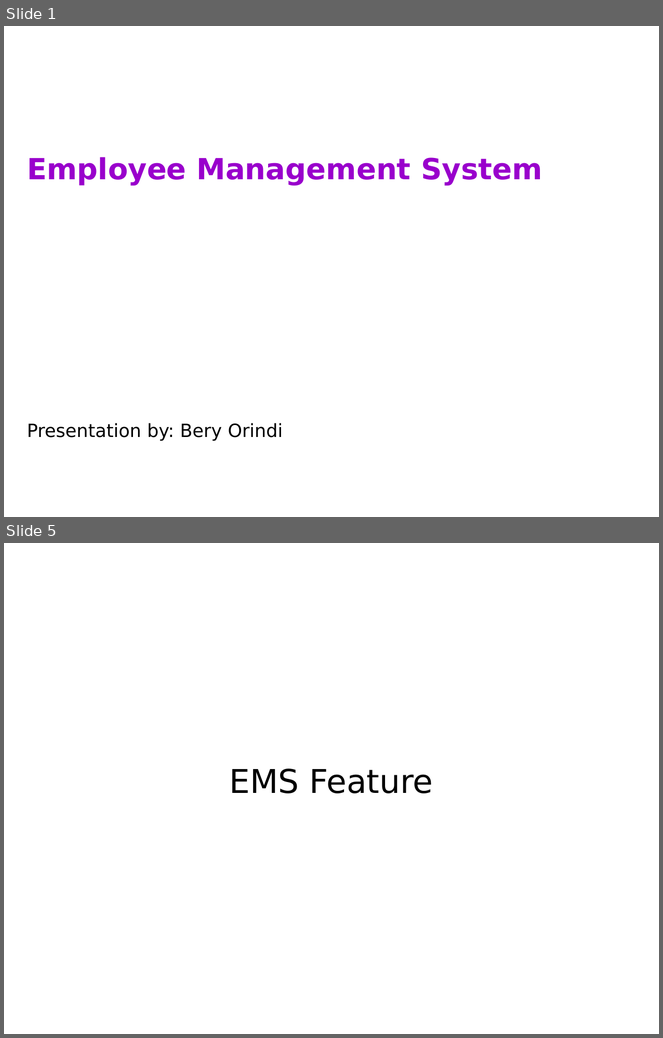
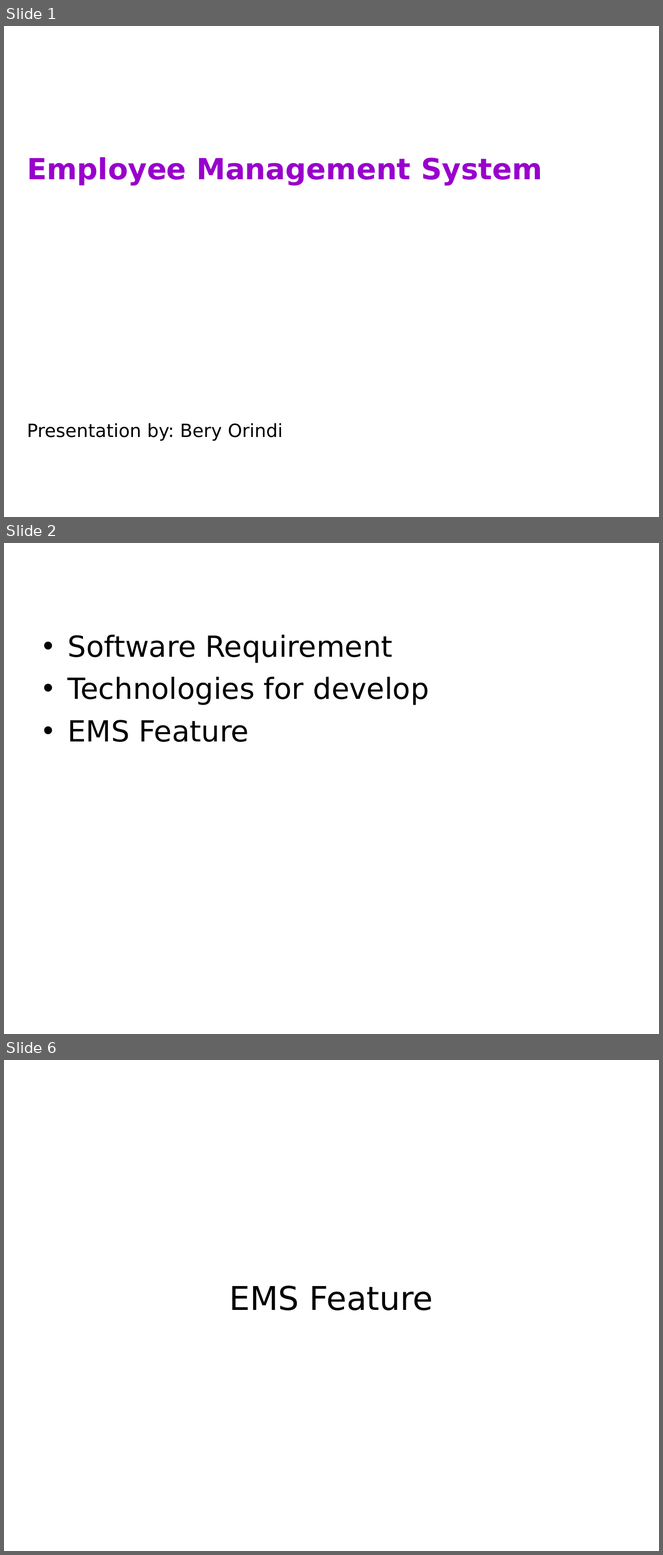
Before and after one commit to beryorindi/final-project, a slide deck: Bery Orindi.ppt. Shown one above the other, each under a label of ours: slides 1 and 5 before the commit, slides 1, 2 and 6 after it; the slides between them are not shown. The pictures are 663x1038 and 663x1555 pixels, drawn with LibreOffice and Linux fonts; fonts in the diff are those of the drawing; background and template pictures are left out. Boxes give left, top, right and bottom in pixels: in the first picture for what was removed or moved away, otherwise in the second. Text is boxed around its words. In the diff, an @@ line names an element or a change of style, - is before the commit and + after.

```diff
--- a/Bery Orindi.ppt
+++ b/Bery Orindi.ppt
@@ slide 2 added at (4, 543, 659, 1034), background picture (left out) @@
@@ title added at (37, 543, 626, 603), 36 pt, text #FFFFFF @@
+Content
@@ text added at (68, 635, 429, 742), 32 pt, text #000000 @@
+• Software Requirement
+• Technologies for develop
+• EMS Feature
@@ what was slide 5 is now slide 6 @@
```
Also in this commit, not shown: 2 slides changed, 6 other slides added, 6 slides removed, 12 other files.
